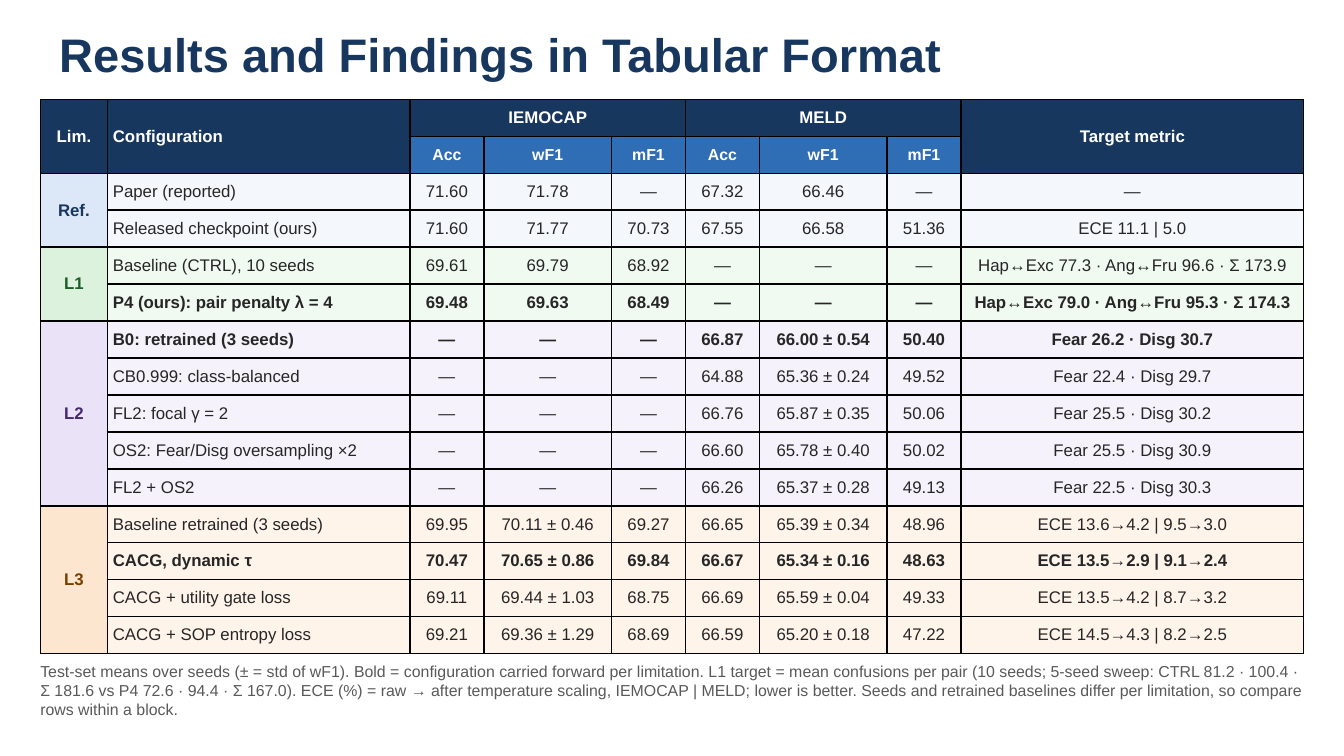
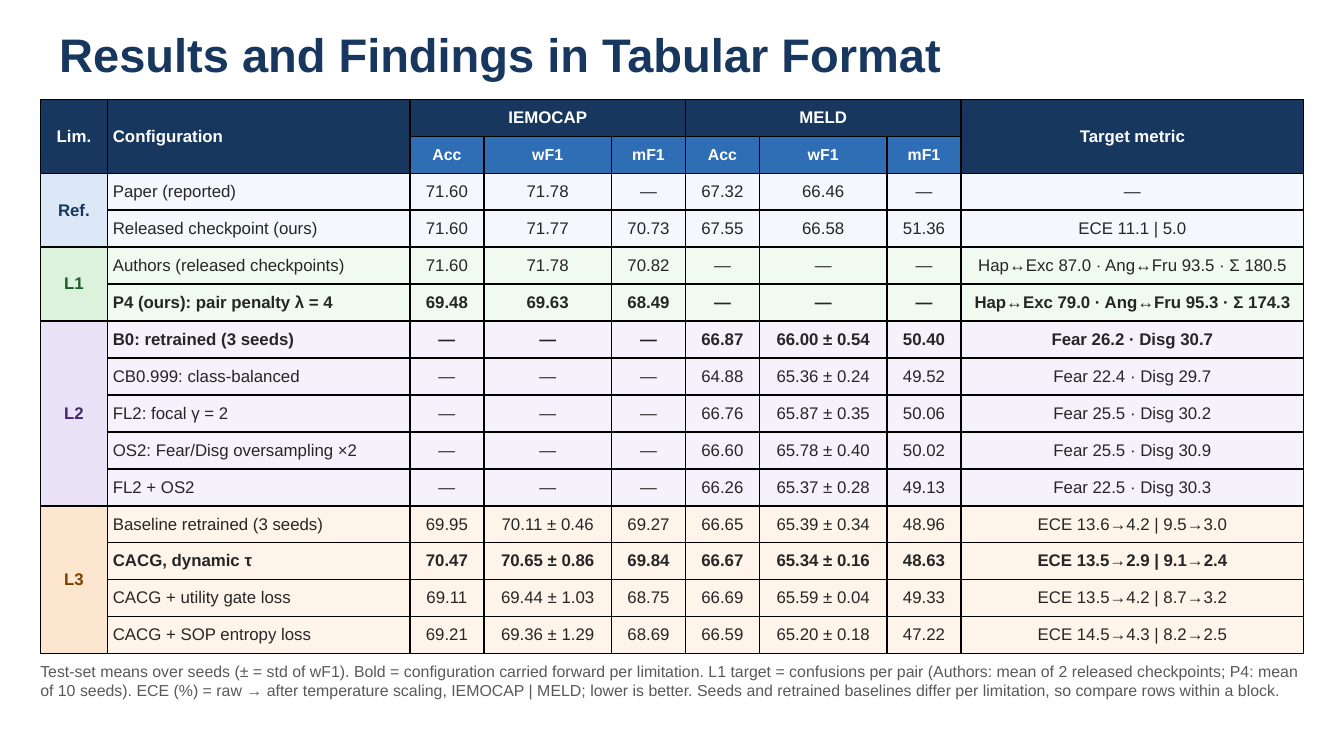
Before and after one commit to lakshayg2005/ML_Project, a slide deck: slide 3 of ML Phase 2 PPT.pptx. Drawn at 1344x756 pixels with LibreOffice and Linux fonts; fonts in the diff are those of the drawing. Boxes give left, top, right and bottom in pixels: in the first picture for what was removed or moved away, otherwise in the second. Text is boxed around its words. In the diff, an @@ line names an element or a change of style, - is before the commit and + after.

Commit message:
ppt updated-3

```diff
--- a/ML Phase 2 PPT.pptx
+++ b/ML Phase 2 PPT.pptx
@@ table at <box>40,99,1304,653</box> @@
-row 5: L1 | Baseline (CTRL), 10 seeds | 69.61 | 69.79 | 68.92 | — | — | — | Hap↔Exc 77.3 · Ang↔Fru 96.6 · Σ 173.9
+row 5: L1 | Authors (released checkpoints) | 71.60 | 71.78 | 70.82 | — | — | — | Hap↔Exc 87.0 · Ang↔Fru 93.5 · Σ 180.5
@@ text at <box>40,665,1298,700</box>: text changed @@
-Test-set means over seeds (± = std of wF1). Bold = configuration carried forward per limitation. L1 target = mean confusions per pair (10 seeds; 5-seed sweep: CTRL 81.2 · 100.4 · Σ 181.6 vs P4 72.6 · 94.4 · Σ 167.0). ECE (%) = raw → after temperature scaling, IEMOCAP | MELD; lower is better. Seeds and retrained baselines differ per limitation, so compare rows within a block.
+Test-set means over seeds (± = std of wF1). Bold = configuration carried forward per limitation. L1 target = confusions per pair (Authors: mean of 2 released checkpoints; P4: mean of 10 seeds). ECE (%) = raw → after temperature scaling, IEMOCAP | MELD; lower is better. Seeds and retrained baselines differ per limitation, so compare rows within a block.
```
